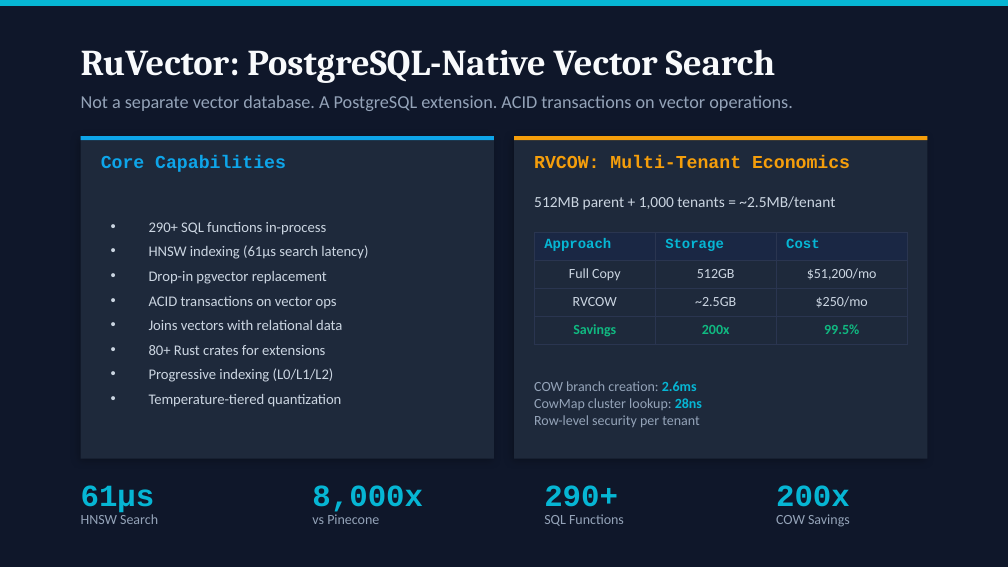
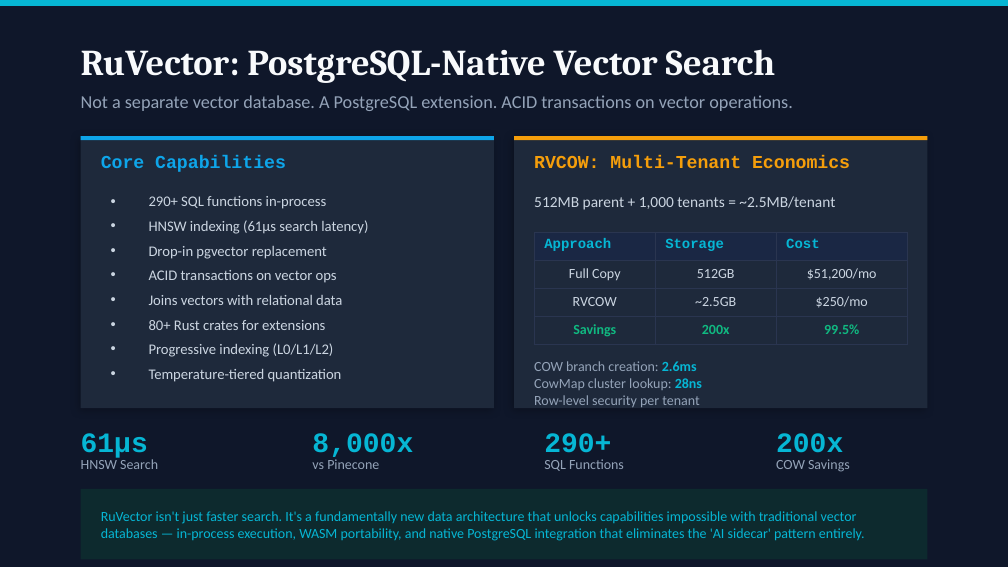
Before and after one commit to JLMA-Agentic-Ai/jlma-Ask-Ruvnet, a slide deck: slide 8 of docs/presentations/CTO-Deck-RuvNet-2026.pptx. Drawn at 1008x567 pixels with LibreOffice and Linux fonts; fonts in the diff are those of the drawing. Boxes give left, top, right and bottom in pixels: in the first picture for what was removed or moved away, otherwise in the second. Text is boxed around its words. In the diff, an @@ line names an element or a change of style, - is before the commit and + after.

```diff
--- a/docs/presentations/CTO-Deck-RuvNet-2026.pptx
+++ b/docs/presentations/CTO-Deck-RuvNet-2026.pptx
@@ rectangle: place and size @@
-rectangle at bbox=[81, 136, 494, 459]
+rectangle at bbox=[81, 136, 494, 408]
@@ rectangle: place and size @@
-rectangle at bbox=[514, 136, 927, 459]
+rectangle at bbox=[514, 136, 927, 408]
@@ text "290+ SQL functions in-process": place and size @@
-text "290+ SQL functions in-process" at bbox=[149, 222, 368, 407]
+text "290+ SQL functions in-process" at bbox=[149, 196, 368, 382]
@@ text "COW branch creation: 2.6ms": place and size @@
-text "COW branch creation: 2.6ms" at bbox=[534, 381, 702, 427]
+text "COW branch creation: 2.6ms" at bbox=[534, 361, 702, 407]
@@ text "61µs": place and size @@
-text "61µs" at bbox=[81, 485, 155, 515]
+text "61µs" at bbox=[81, 433, 148, 458]
@@ text "8,000x": place and size @@
-text "8,000x" at bbox=[312, 485, 423, 515]
+text "8,000x" at bbox=[312, 433, 413, 460]
@@ text "290+": place and size @@
-text "290+" at bbox=[544, 485, 618, 515]
+text "290+" at bbox=[544, 433, 611, 460]
@@ size 22 to 20 pt in 4 elements at bbox=[81, 433, 148, 458], bbox=[312, 433, 413, 460], bbox=[544, 433, 611, 460], bbox=[776, 433, 843, 460] @@
@@ text "200x": place and size @@
-text "200x" at bbox=[776, 485, 850, 515]
+text "200x" at bbox=[776, 433, 843, 460]
@@ 4 texts: place and size @@
-4 texts at bbox=[81, 512, 850, 527]
+4 texts at bbox=[81, 457, 850, 472]
@@ rectangle added at bbox=[81, 489, 927, 559], fill #0D2A2E @@
@@ text added at bbox=[101, 511, 865, 541], 10 pt, text #06B6D4 @@
+RuVector isn't just faster search. It's a fundamentally new data architecture that unlocks capabilities impossible with traditional vector databases — in-process execution, WASM portability, and native PostgreSQL integration that eliminates the 'AI sidecar' pattern entirely.
```
Also in this commit, not shown: 6 other slides changed, 2 slides added, 1 slide removed, 7 other files.
